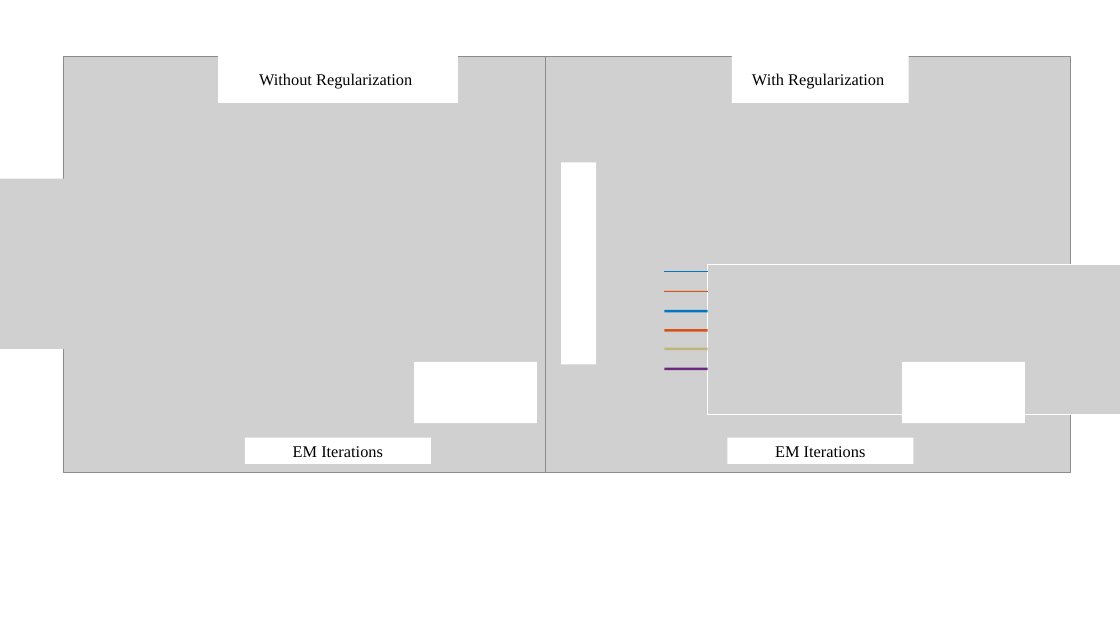
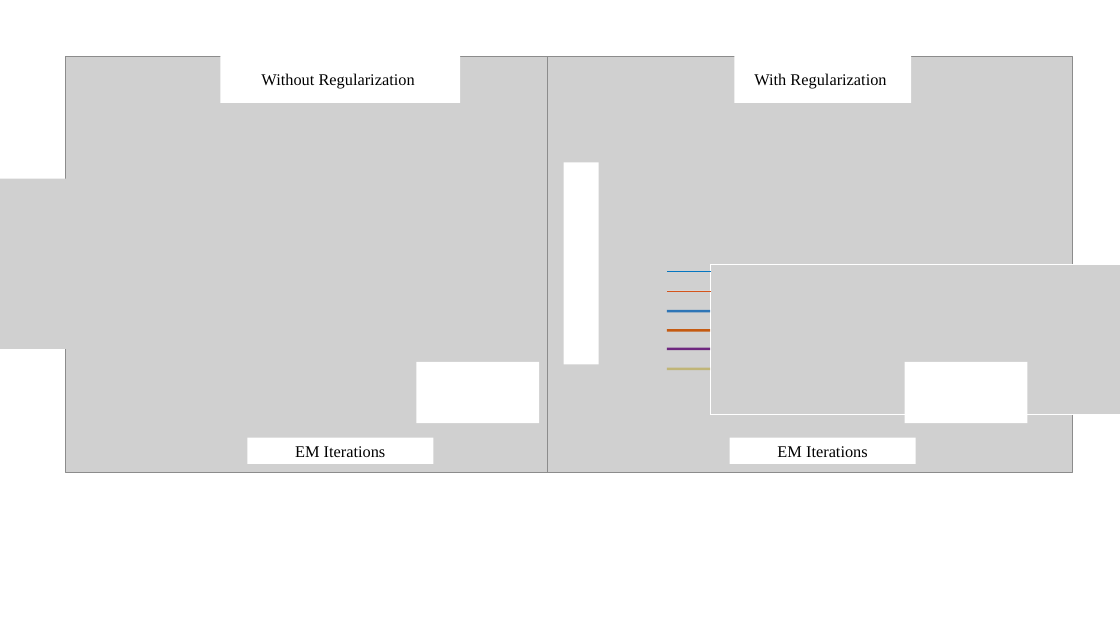
Before and after one commit to David-Taub/HOP-HMM, a slide deck: slide 3 of Help/Figures3.pptx. Drawn at 1120x630 pixels with LibreOffice and Linux fonts; fonts in the diff are those of the drawing; grey boxes stand for pictures. Boxes give left, top, right and bottom in pixels: in the first picture for what was removed or moved away, otherwise in the second. Text is boxed around its words. In the diff, an @@ line names an element or a change of style, - is before the commit and + after.

```diff
--- a/Help/Figures3.pptx
+++ b/Help/Figures3.pptx
@@ rectangle added at box(0, 49, 1120, 478), fill #FFFFFF, outline #FFFFFF 1 pt @@
@@ rectangle at box(667, 291, 710, 291): fill #D6541B to #FFFFFF @@
@@ rectangle at box(667, 271, 710, 271): fill #0376C2 to #FFFFFF @@
@@ rectangle at box(667, 329, 710, 332): fill #D6541B to #C55A11 @@
@@ rectangle at box(667, 310, 710, 313): fill #0376C2 to #2E75B6 @@
@@ rectangle: place and size @@
-rectangle at box(665, 368, 707, 371)
+rectangle at box(667, 348, 710, 350)
@@ rectangle: place and size @@
-rectangle at box(665, 348, 707, 350)
+rectangle at box(667, 368, 710, 371)
```
Also in this commit, not shown: 2 other slides changed, 1 slide added, 5 other files.
